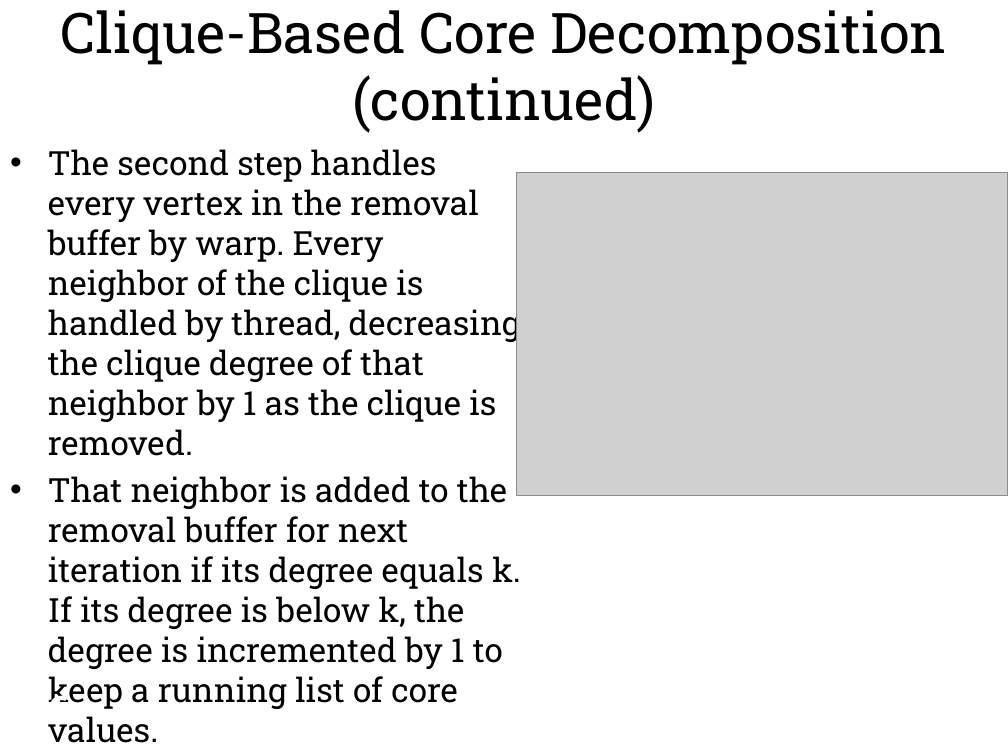
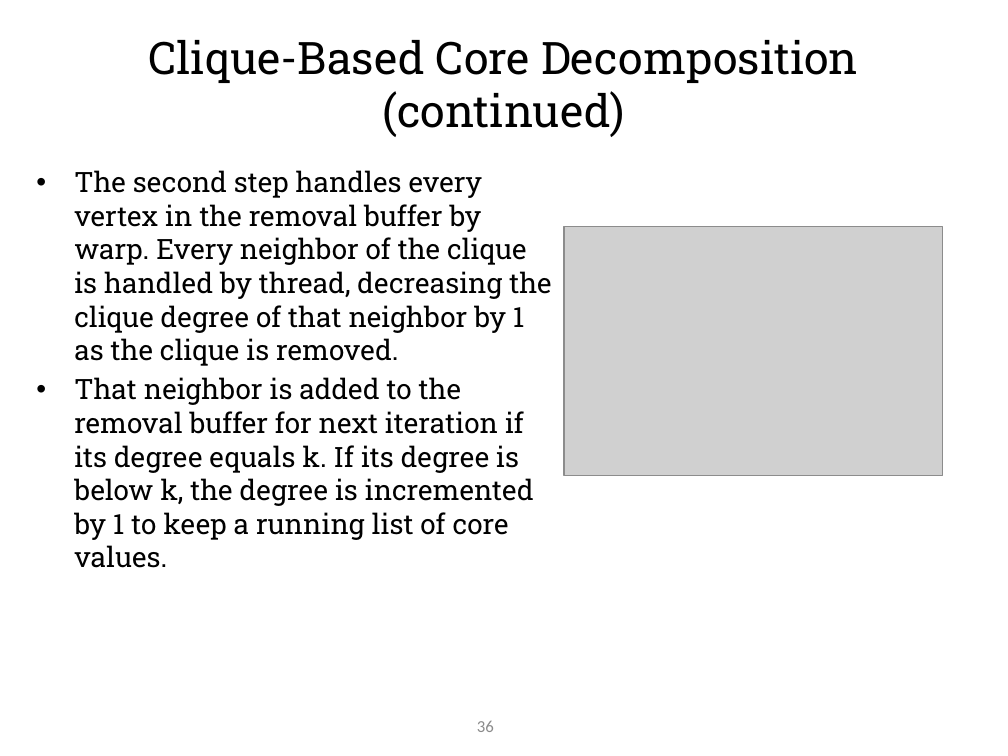
Before and after one commit to hgareau/DensestSubgraphDiscovery, a slide deck: slide 37 of Thesis Defense Presentation.pptx. Drawn at 1008x756 pixels with LibreOffice and Linux fonts; fonts in the diff are those of the drawing; grey boxes stand for pictures; background and template pictures are left out. Boxes give left, top, right and bottom in pixels: in the first picture for what was removed or moved away, otherwise in the second. Text is boxed around its words. In the diff, an @@ line names an element or a change of style, - is before the commit and + after.

Commit message:
Further format changes.

```diff
--- a/Thesis Defense Presentation.pptx
+++ b/Thesis Defense Presentation.pptx
@@ text "Clique-Based Core Decomposition (continued)": place and size @@
-text "Clique-Based Core Decomposition (continued)" at (61,10,947,133)
+text "Clique-Based Core Decomposition (continued)" at (148,40,858,137)
@@ text "Clique-Based Core Decomposition (continued)" at (148,40,858,137): size 40 to 32 pt @@
@@ text "The second step handles every ...": place and size @@
-text "The second step handles every ..." at (48,149,521,669)
+text "The second step handles every ..." at (74,170,551,568)
@@ text "The second step handles every ..." at (74,170,551,568): size 23.8 to 20 pt @@
@@ picture: place and size @@
-picture at (516,172,1008,496)
+picture at (564,227,942,476)
@@ page number: place and size @@
-page number at (27,689,70,735)
+page number at (477,721,494,732)
@@ page number at (477,721,494,732): size 28 to 12 pt, font Roboto Slab to Calibri, text colour #FFFFFF to #8C8C8C, bold off; alignment left to right; less space between paragraphs; vertical alignment top to middle @@
```
Also in this commit, not shown: 45 other slides changed, 1 slide added, 1 slide removed.
